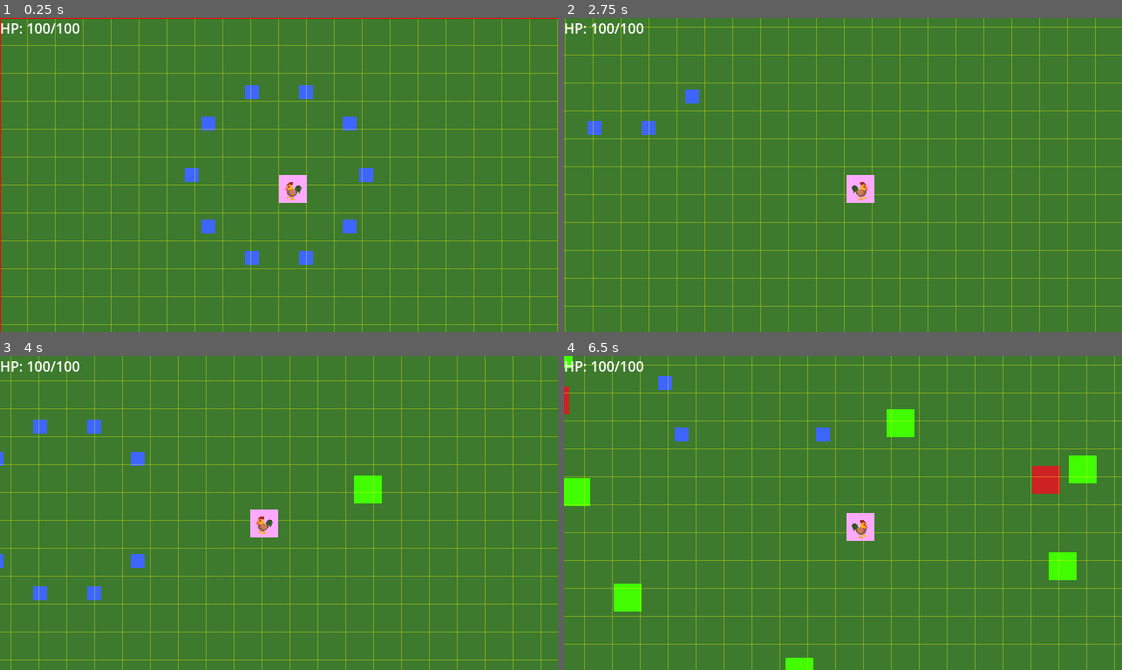
Above: before the commit, frames 1-4 (two rows, left to right).
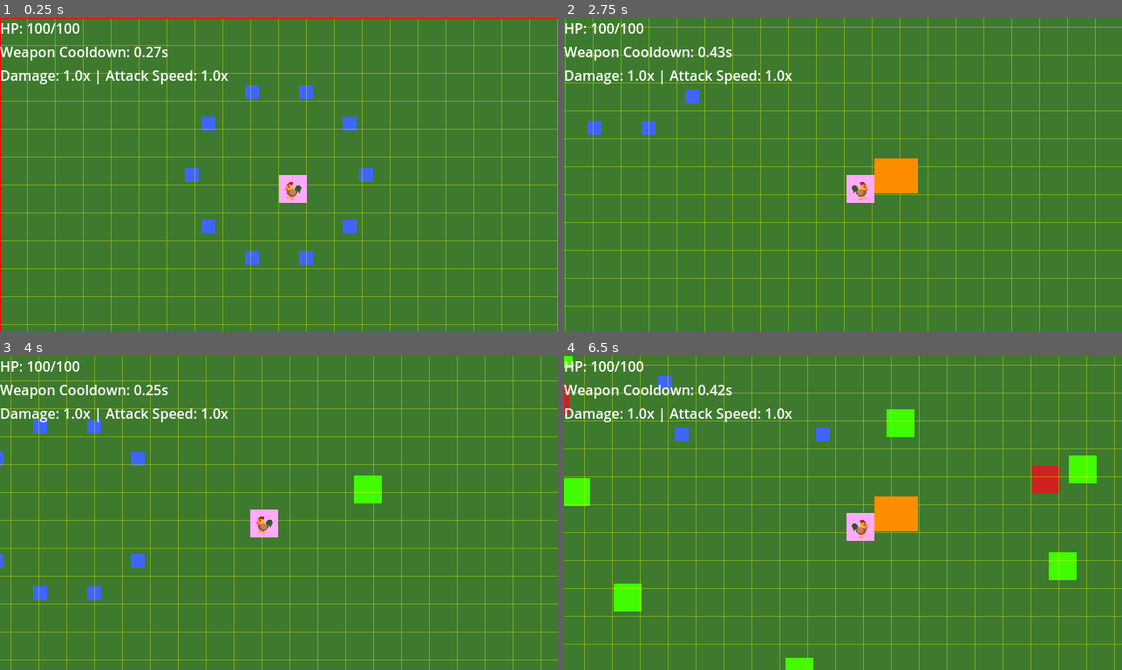
Above: after the commit, the same moments.

Repository: thejoshyee/sarimanok-game
Game: Godot game, scene res://main.tscn
Same seed, same stepped clock (60 frames per second), same inputs: the game is played once before the commit and once after it.
Inputs:
- Up to frame 1 (0.25 s): no input
- Up to frame 2 (2.75 s): tap Enter (ui_accept) at 0.5, 0.77, 1.52 s; hold Right (move_right) 0.53-1.28 s; hold 1 0.53-1.28 s; hold S (move_down) 1.28-2.03 s; tap 2 at 1.35 s; hold Right (move_right) from 2.03 s (still down); hold 3 from 2.03 s (still down)
- Up to frame 3 (4 s): release Right (move_right) at 2.78 s; release 3 at 2.78 s; hold Up (move_up) 2.78-3.53 s; tap 1 at 2.85 s; tap Enter (ui_accept) at 3.02, 3.77 s; hold A (move_left) from 3.53 s (still down); hold 2 from 3.53 s (still down)
- Up to frame 4 (6.5 s): release 2 at 4.28 s; tap 3 at 4.35 s; tap Enter (ui_accept) at 4.52, 6.02 s; release A (move_left) at 5.03 s; hold S (move_down) 5.03-5.78 s; hold 1 5.03-5.78 s; hold Right (move_right) from 5.78 s (still down); tap 2 at 5.85 s

The runs differ from the first frame. In frame 1, 1.1% of the frame differs, in the area x 0-41%, y 9-22%; in frame 2, 1.9%, in the area x 0-64%, y 9-56%; in frame 3, 1.1%; in frame 4, 1.9%.
Error before the commit: Invalid call. Nonexistent function 'get_cooldown' in base 'Node2D (WeaponManager)'. (res://scripts/ui/hud.gd:27)

Commit message:
feat(weapons): implement PeckWeapon firing with hit detection and visual flash
- Add _do_fire() with player-facing rotation and enemy damage
- Fix WeaponManager to load peck.tscn instead of base
- Add get_cooldown() API for HUD display

Diff:
--- a/game/weapons/scripts/peck_weapon.gd
+++ b/game/weapons/scripts/peck_weapon.gd
@@ -9,6 +9,7 @@
 # === NODE REFERENCES ===
 @onready var hit_area: Area2D = $HitArea
 @onready var collision_shape: CollisionPolygon2D = $HitArea/CollisionPolygon2D
+@onready var hit_visual: ColorRect = $HitVisual
 
 
 # === COMPUTED STATS ===
@@ -59,3 +60,44 @@
 
 	cooldown_timer.wait_time = effective_cooldown
 	cooldown_timer.start()
+
+
+# === FIRING ===
+# Called by base Weapon.try_fire() when cooldown is ready
+func _do_fire() -> bool:
+	# Get player reference
+	# WeaponManager is our parent, player is WeaponManager's parent
+	var weapon_manager = get_parent()
+	var player = weapon_manager.player
+
+	# Guard: Can't fire without a valid player
+	if player == null:
+		return false
+
+	# Rotate cone to match player facing direction
+	# Use player's velocity to determine facing (moving direction)
+	if player.velocity.length() > 0:
+		# velocity.angle() converts velocity vector to angle in radians
+		rotation = player.velocity.angle()
+	# If player is stationary, keep current rotation (last facing direction)
+
+	# Step 3: Detect and damage enemies in the cone
+	var enemies = hit_area.get_overlapping_bodies()
+	for enemy in enemies:
+		# Check if this body can take damage (has the method)
+		if enemy.has_method("take_damage"):
+			enemy.take_damage(damage)
+
+	# Step 4: Flash the visual to show attack happened
+	_show_hit_flash()
+
+	return true
+
+
+# Brief visual flash when peck fires
+func _show_hit_flash() -> void:
+	hit_visual.visible = true
+
+	# Hide after 0.1 seconds (brief flash)
+	await get_tree().create_timer(0.1).timeout
+	hit_visual.visible = false
--- a/game/weapons/scripts/weapon_manager.gd
+++ b/game/weapons/scripts/weapon_manager.gd
@@ -18,7 +18,7 @@
 func _ready() -> void:
 	# TODO: Replace with specific weapon scenes when created
 	# Using generic weapon_base.tscn as placeholder for all weapons
-	weapon_scenes["peck"] = preload("res://weapons/scenes/weapon_base.tscn")
+	weapon_scenes["peck"] = preload("res://weapons/scenes/peck.tscn")
 	weapon_scenes["wing_slap"] = preload("res://weapons/scenes/weapon_base.tscn")
 	weapon_scenes["feather_shot"] = preload("res://weapons/scenes/weapon_base.tscn")
 	weapon_scenes["spiral_feathers"] = preload("res://weapons/scenes/weapon_base.tscn")
@@ -161,3 +161,18 @@
 	# Increment level (set_level handles clamping to max of 5)
 	weapon.set_level(weapon.level + 1)
 	return true
+
+
+# Returns cooldown remaining for weapon in slot, or 0 if empty/ready
+func get_cooldown(slot_index: int) -> float:
+	if slot_index < 0 or slot_index >= MAX_WEAPONS:
+		return 0.0
+
+	var weapon = weapon_slots[slot_index]
+	if weapon == null:
+		return 0.0
+
+	# Return time left on cooldown timer, or 0 if ready to fire
+	if weapon.can_fire:
+		return 0.0
+	return weapon.cooldown_timer.time_left
Not shown, changed: .taskmaster/tasks/tasks.json
